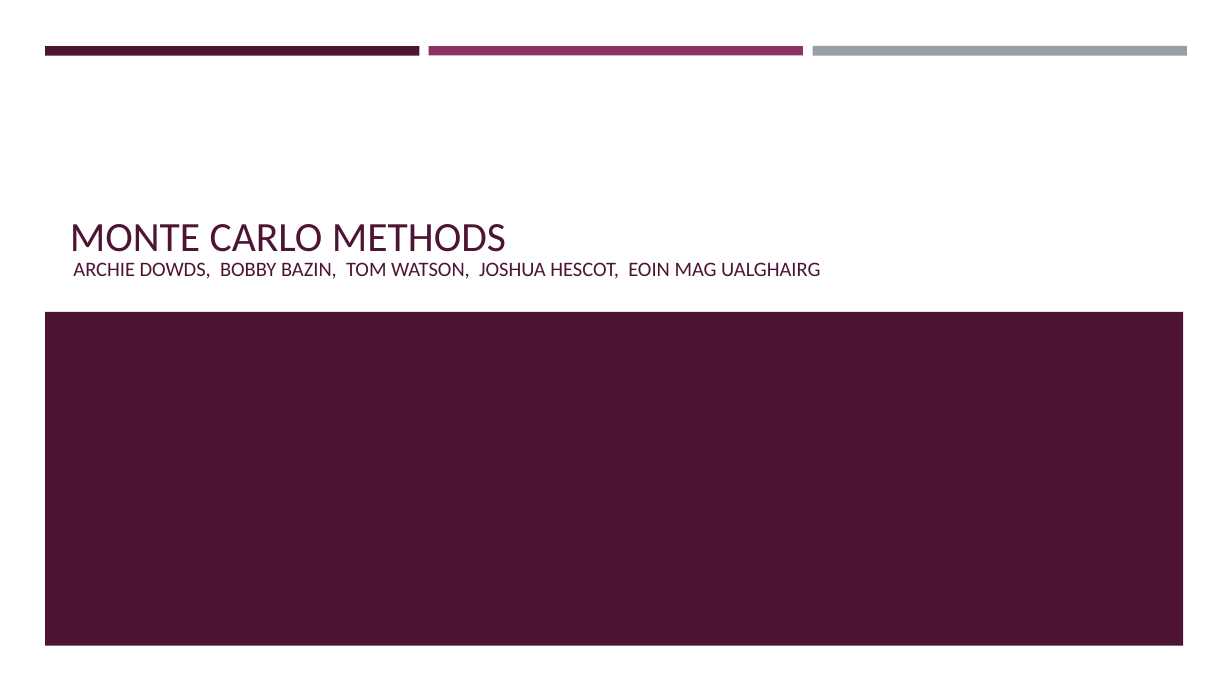
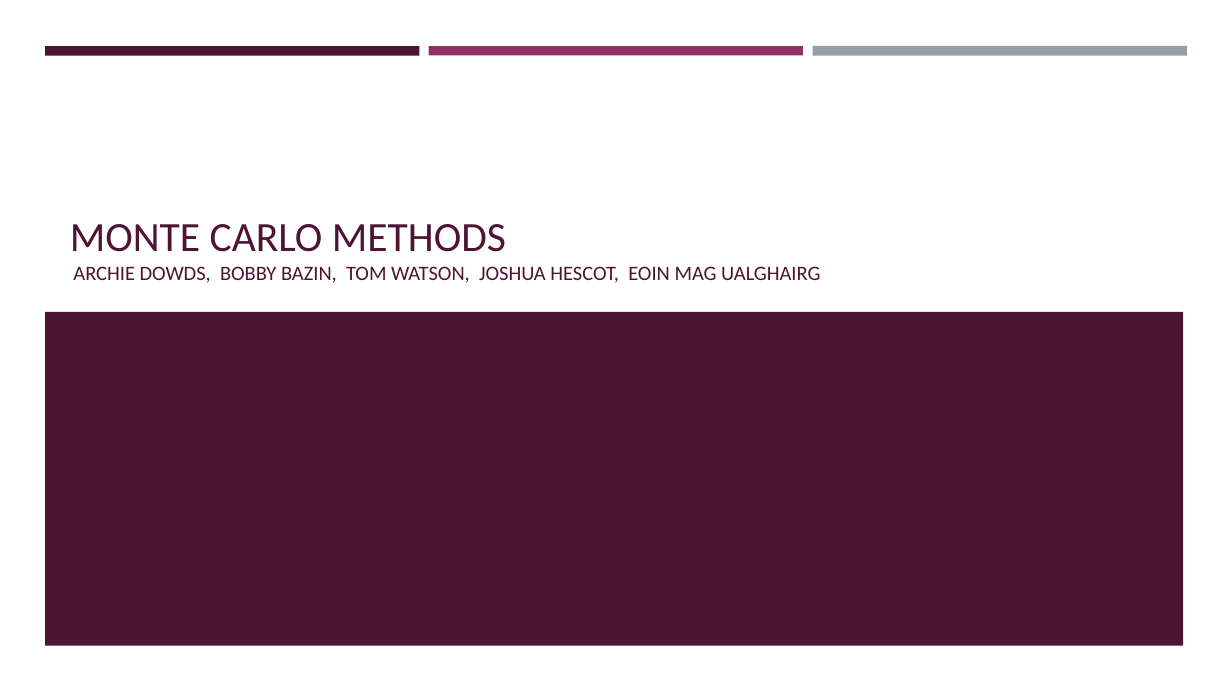
Before and after one commit to eoiniritium/jateb-course-work, a slide deck: slide 1 of presentation.pptx. Drawn at 1232x693 pixels with LibreOffice and Linux fonts; fonts in the diff are those of the drawing. Boxes give left, top, right and bottom in pixels: in the first picture for what was removed or moved away, otherwise in the second. Text is boxed around its words. In the diff, an @@ line names an element or a change of style, - is before the commit and + after.

Commit message:
Tom Watson

```diff
--- a/presentation.pptx
+++ b/presentation.pptx
@@ subtitle "ARCHIE DOWDS, BOBBY BAZIN, TOM ...": place and size @@
-subtitle "ARCHIE DOWDS, BOBBY BAZIN, TOM ..." at bbox=[73, 262, 820, 279]
+subtitle "ARCHIE DOWDS, BOBBY BAZIN, TOM ..." at bbox=[73, 266, 820, 283]
```
Also in this commit, not shown: 4 other slides changed, 1 slide removed.
